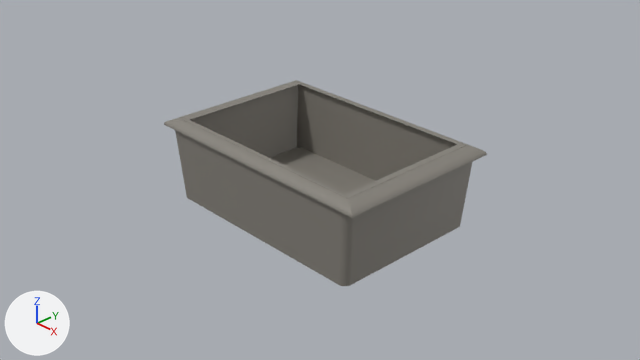
What one commit did to the Blender file Assets/Models/BlenderModels/Blauwe ton.blend.
Both versions are drawn from the file's camera 'Camera'. The axes (+X, +Y, +Z) are drawn at lower left. The lights are the same throughout.
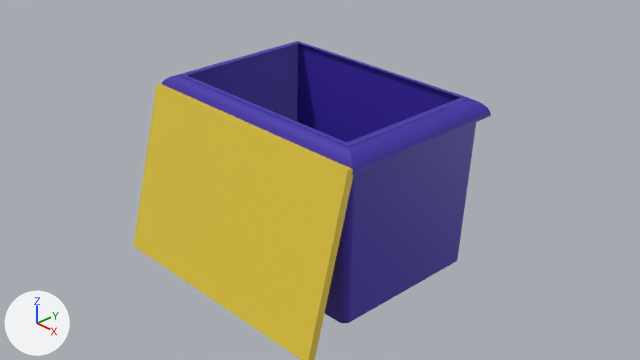
The change, as JSON lines over the scene's bpy script:
```json
{"op": "set", "path": "mat_material_001.base_color", "old": "(0.24, 0.225, 0.197)", "new": "(0.049, 0.0249, 0.402)", "note": "grey #86827b -> blue #3f2caa"}
{"op": "add", "block": "mat_material_002", "code": ["mat_material_002 = principled_material('Material.002')", "mat_material_002.base_color = (0.8, 0.601, 0.0492)  # yellow #e7cc3f"]}
{"op": "add", "block": "me_cube", "code": ["me_cube = bpy.data.meshes.new('Cube')", "me_cube.from_pydata(...)  # a box spanning x -1.0..1.0, y -1.0..1.0, z -1.0..1.0", "me_cube.materials.append(mat_material_002)  # yellow #e7cc3f"]}
{"op": "set", "path": "ob_cube.scale", "old": "(1.5, 1.0, 0.5)", "new": "(1.5, 1.0, 1.0)"}
{"op": "add", "block": "ob_cube_001", "code": ["ob_cube_001 = bpy.data.objects.new('Cube.001', me_cube)", "ob_cube_001.location = (0.0, -1.441, 0.0)", "ob_cube_001.rotation_euler = (1.309, 0.0, 0.0)  # degrees (75, 0, 0)", "ob_cube_001.scale = (1.7, 1.1, 0.05)"]}
```

Boxes (x1, y1, x2, y2) around the edits, measured in the pictures (640 x 360 px):
```json
{"object": "Cube", "change": "recoloured, rescaled", "before": [164, 80, 487, 286], "after": [162, 41, 491, 323], "on screen": "grey to blue, 37% taller"}
{"object": "Cube.001", "change": "added", "after": [133, 84, 353, 360], "on screen": "yellow"}
```
